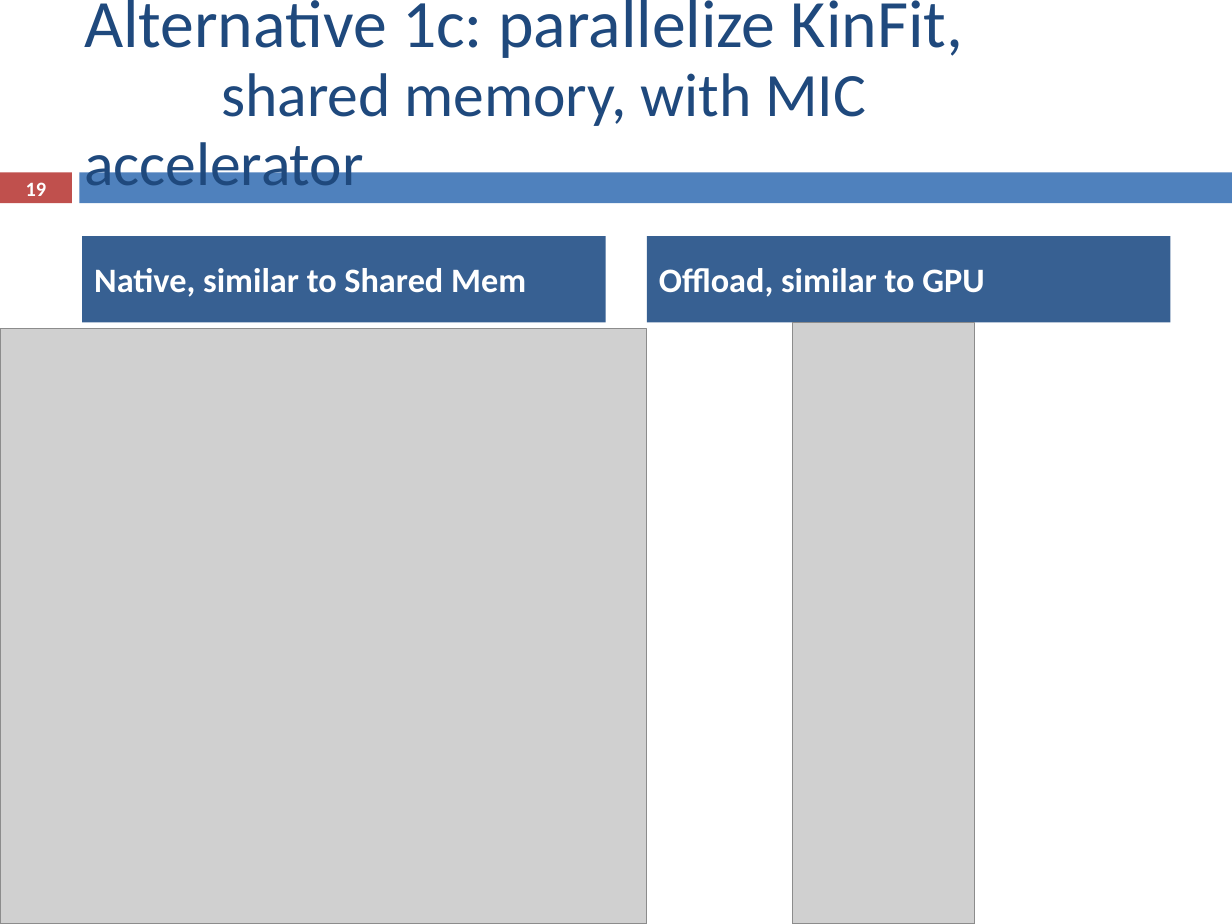
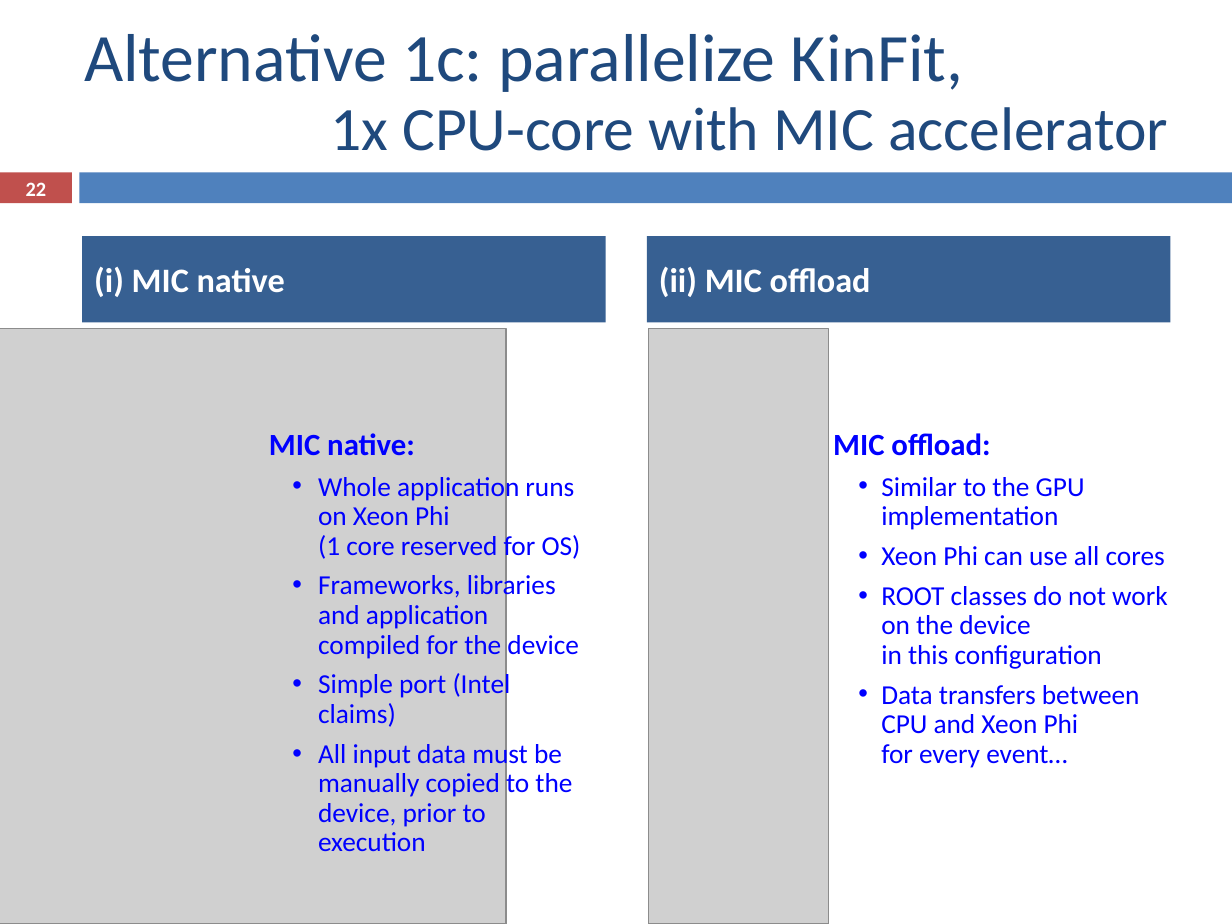
Before and after one commit to ampereira/mscthesis-liptool, a slide deck: slide 22 of doc/partial presentation/partial_presentation.pptx (slide 19 before the commit). Drawn at 1232x924 pixels with LibreOffice and Linux fonts; fonts in the diff are those of the drawing; grey boxes stand for pictures. Boxes give left, top, right and bottom in pixels: in the first picture for what was removed or moved away, otherwise in the second. Text is boxed around its words. In the diff, an @@ line names an element or a change of style, - is before the commit and + after.

```diff
--- a/doc/partial presentation/partial_presentation.pptx
+++ b/doc/partial presentation/partial_presentation.pptx
@@ title at <box>84,34,1168,151</box>: text changed @@
-Alternative 1c: parallelize KinFit,
-shared memory, with MIC accelerator
+Alternative 1c: parallelize KinFit,
+1x CPU-core with MIC accelerator
@@ page number at <box>26,182,47,196</box>: text changed @@
-19
+22
@@ text at <box>94,267,285,297</box>: text changed @@
-Native, similar to Shared Mem
+(i) MIC native
@@ text at <box>659,267,871,297</box>: text changed @@
-Offload, similar to GPU
+(ii) MIC offload
@@ picture: place and size @@
-picture at <box>1,329,647,924</box>
+picture at <box>0,329,505,924</box>
@@ picture added at <box>649,329,829,924</box> @@
@@ picture removed at <box>792,323,975,924</box> @@
@@ text added at <box>269,433,581,851</box>, 16 pt, text #0000FF @@
+MIC native:
+  • Whole application runs
+    on Xeon Phi
+    (1 core reserved for OS)
+  • Frameworks, libraries and application
+    compiled for the device
+  • Simple port (Intel claims)
+  • All input data must be manually copied to the device, prior to execution
@@ text added at <box>833,433,1168,768</box>, 16 pt, text #0000FF @@
+MIC offload:
+  • Similar to the GPU implementation
+  • Xeon Phi can use all cores
+  • ROOT classes do not work on the device
+    in this configuration
+  • Data transfers between CPU and Xeon Phi
+    for every event…
```
Also in this commit, not shown: 18 other slides changed, 11 slides added, 4 slides removed, 20 other files.
